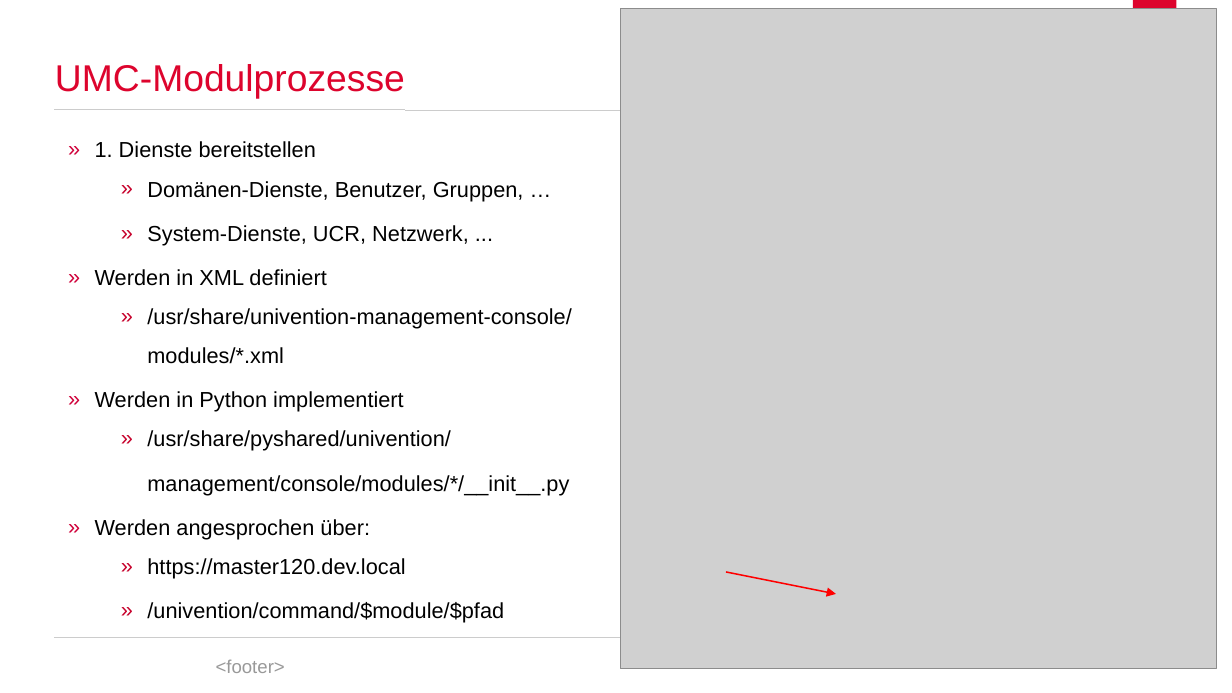
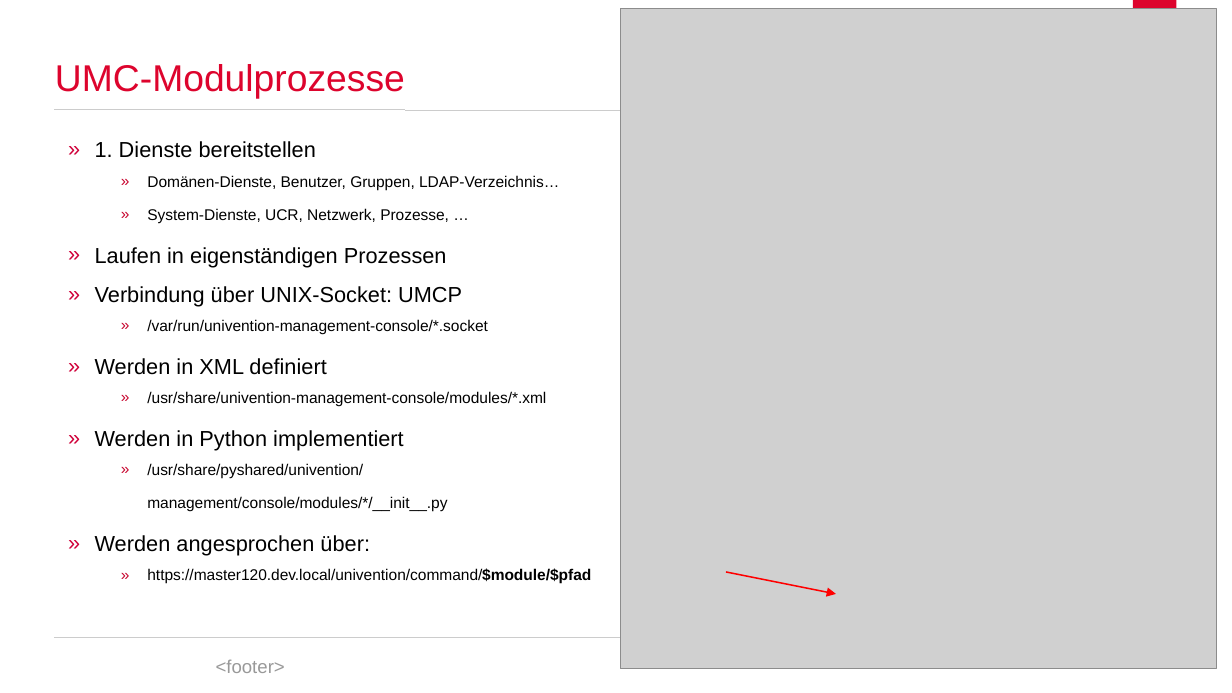
Before and after one commit to spaceone/presentations, a slide deck: slide 9 of univention-management-console/univention-management-console.odp. Drawn at 1232x693 pixels with LibreOffice and Linux fonts; fonts in the diff are those of the drawing; grey boxes stand for pictures; background and template pictures are left out. Boxes give left, top, right and bottom in pixels: in the first picture for what was removed or moved away, otherwise in the second. Text is boxed around its words. In the diff, an @@ line names an element or a change of style, - is before the commit and + after.

```diff
--- a/univention-management-console/univention-management-console.odp
+++ b/univention-management-console/univention-management-console.odp
@@ text at <box>95,175,559,334</box>: text changed; size 14 to 10 pt @@
-    » Domänen-Dienste, Benutzer, Gruppen, …
-    » System-Dienste, UCR, Netzwerk, ...
+    » Domänen-Dienste, Benutzer, Gruppen, LDAP-Verzeichnis…
+    » System-Dienste, UCR, Netzwerk, Prozesse, …
+» Laufen in eigenständigen Prozessen
+» Verbindung über UNIX-Socket: UMCP
+    » /var/run/univention-management-console/*.socket
@@ text at <box>147,391,546,512</box>: size 14 to 10 pt in "/usr/share/univention-management-console/modules/*.xml", "/usr/share/pyshared/univention/", "management/console/modules/*/__init__.py" @@
@@ text at <box>147,568,591,584</box>: text changed; size 14 to 10 pt @@
-    » https://master120.dev.local
-    » /univention/command/$module/$pfad
+    » https://master120.dev.local/univention/command/$module/$pfad
```
Also in this commit, not shown: 8 other slides changed.
